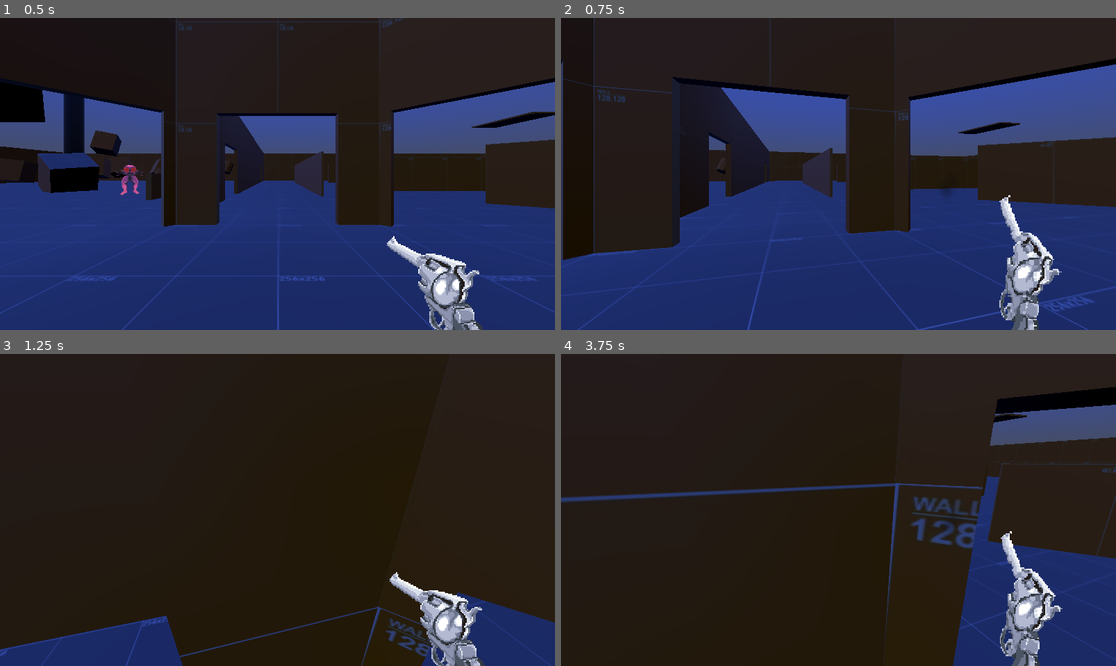
Above: before the commit, frames 1-4 (two rows, left to right).
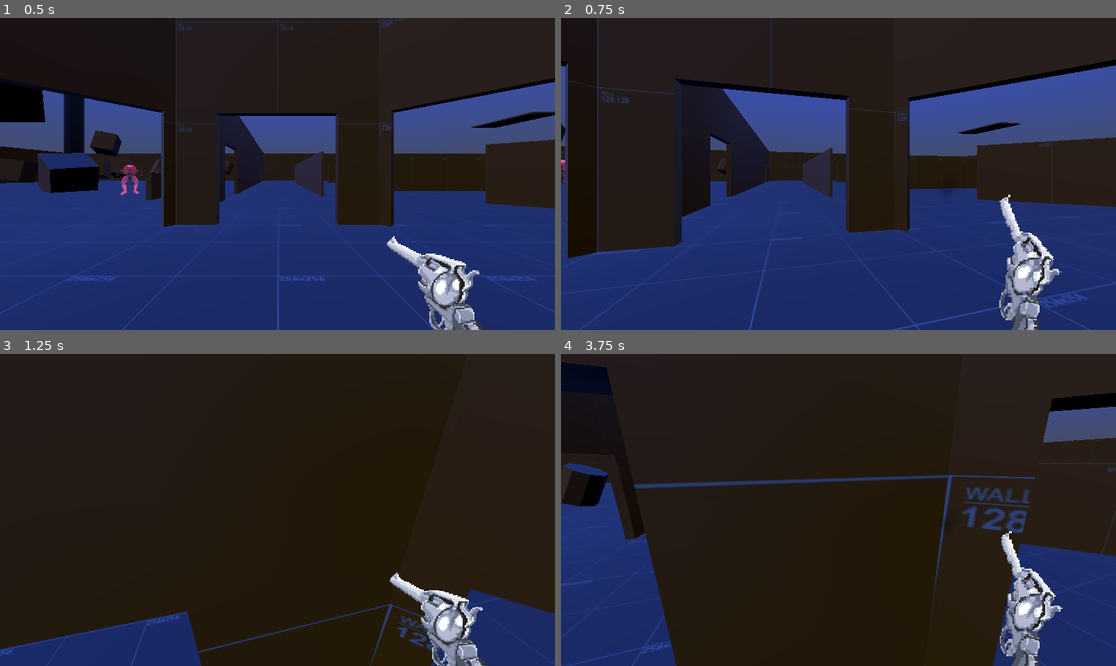
Above: after the commit, the same moments.

Repository: Liloslash/CocoonstrikeV2
Game: Godot game, scene res://world.tscn
The game is run twice, just before and just after one commit, with the same random seed, the same clock (stepped at 60 frames per second) and the same inputs. Sound files missing from this copy of the repository are replaced by a short silence.
Inputs (mouse positions are in pixels of both pictures, inside the frame that each line leads up to):
- Up to frame 1 (0.5 s): no input
- Up to frame 2 (0.75 s): move the mouse to (866, 174) at 0.52 s; hold W (up) from 0.53 s (still down); click (866, 174) at 0.6 s
- Up to frame 3 (1.25 s): keep holding W (up); tap Space (jump) at 0.77 s
- Up to frame 4 (3.75 s): keep holding W (up); move the mouse to (810, 510) at 1.27 s; tap Q (slam) at 1.35, 2.85 s; tap Space (jump) at 1.52, 3.02 s; move the mouse to (849, 503) at 2.02 s; click (849, 503) at 2.1 s; move the mouse to (832, 516) at 2.77 s; move the mouse to (877, 513) at 3.52 s; click (877, 513) at 3.6 s

Frame 1 is identical in both runs. In frame 2, 2.8% of the frame differs, in the area x 0-100%, y 0-100%; in frame 3, 2.5%; in frame 4, 19%, in the area x 0-100%, y 1-100%.

Commit message:
Ajout d'un effet de tremblement à l'enemy lors des dégats. Mise à jour de la doc game design.

Diff:
--- a/Enemy/enemy.gd
+++ b/Enemy/enemy.gd
@@ -1,4 +1,17 @@
 extends CharacterBody3D
+
+# === CLASSE POUR LES PARAMÈTRES D'EFFET ===
+class HitEffectParams:
+	var shake_duration: float = 0.25
+	var shake_intensity: float = 0.1
+	var shake_frequency: float = 20.0
+	var shake_axes: Vector3 = Vector3(1.0, 1.0, 0.0)  # X, Y, Z (0.0 = désactivé, 1.0 = activé)
+
+	func _init(duration: float = 0.25, intensity: float = 0.1, frequency: float = 20.0, axes: Vector3 = Vector3(1.0, 1.0, 0.0)):
+		shake_duration = duration
+		shake_intensity = intensity
+		shake_frequency = frequency
+		shake_axes = axes
 
 # === PARAMÈTRES EXPORTÉS ===
 @export_group("Statistiques")
@@ -87,7 +100,7 @@
 		pass  # Le mouvement est géré par _on_velocity_computed()
 
 # === SYSTÈME DE DÉGÂTS ===
-func take_damage(damage: int):
+func take_damage(damage: int, hit_effect_params: HitEffectParams = null):
 	if not is_alive:
 		return
 
@@ -95,6 +108,10 @@
 
 	# Effet de rougissement au moment de l'impact
 	_create_red_flash()
+
+	# Effet de vibration si des paramètres sont fournis
+	if hit_effect_params:
+		_create_hit_shake(hit_effect_params)
 
 	# Vérification de la mort
 	if current_health <= 0:
@@ -172,6 +189,58 @@
 	flash_tween.set_trans(Tween.TRANS_QUAD)
 	flash_tween.set_ease(Tween.EASE_OUT)
 
+# === EFFET DE VIBRATION ===
+func _create_hit_shake(effect_params: HitEffectParams):
+	# Vérification que l'ennemi est vivant et a un sprite
+	if not is_alive or not sprite:
+		return
+
+	# Sauvegarde de la position et rotation originales
+	var original_position = sprite.position
+	var original_rotation = sprite.rotation
+
+	# Création du tween pour l'effet de vibration
+	var shake_tween = create_tween()
+	shake_tween.set_loops()  # Le tween se répète
+
+	# Calcul du nombre d'oscillations basé sur la durée et la fréquence
+	var oscillations = int(effect_params.shake_duration * effect_params.shake_frequency)
+
+	# Création du pattern de vibration
+	for i in range(oscillations):
+		# Calcul de l'intensité qui diminue progressivement
+		var current_intensity = effect_params.shake_intensity * (1.0 - float(i) / float(oscillations))
+
+		# Direction aléatoire pour la vibration (seulement sur les axes activés)
+		var random_direction = Vector3(
+			randf_range(-1.0, 1.0) * effect_params.shake_axes.x,
+			randf_range(-1.0, 1.0) * effect_params.shake_axes.y,
+			randf_range(-1.0, 1.0) * effect_params.shake_axes.z
+		).normalized()
+
+		# Décalage de vibration
+		var shake_offset = random_direction * current_intensity
+		var shake_rotation_offset = Vector3(0, 0, random_direction.z * current_intensity)
+
+		# Durée de chaque oscillation
+		var oscillation_duration = effect_params.shake_duration / float(oscillations)
+
+		# Ajout du mouvement au tween (relatif à la position originale)
+		shake_tween.tween_property(sprite, "position", original_position + shake_offset, oscillation_duration)
+		shake_tween.tween_property(sprite, "rotation", original_rotation + shake_rotation_offset, oscillation_duration)
+
+	# Retour à la position originale à la fin
+	shake_tween.tween_property(sprite, "position", original_position, 0.1)
+	shake_tween.tween_property(sprite, "rotation", original_rotation, 0.1)
+
+	# Arrêt du tween après la durée totale
+	await get_tree().create_timer(effect_params.shake_duration).timeout
+	shake_tween.kill()
+
+	# Forcer le retour à la position originale (sécurité)
+	sprite.position = original_position
+	sprite.rotation = original_rotation
+
 # === SYSTÈME DE NAVIGATION ===
 func _setup_navigation():
 	# Configuration du NavigationAgent
--- a/Player/PlayerCombat.gd
+++ b/Player/PlayerCombat.gd
@@ -78,7 +78,19 @@
 	if not collider or not collider.has_method("take_damage"):
 		return
 
-	collider.take_damage(revolver_damage)
+	# Récupérer les paramètres d'effet du revolver
+	var hit_effect_params = null
+	if revolver_sprite and revolver_sprite.has_method("get_hit_effect_params"):
+		var effect_data = revolver_sprite.get_hit_effect_params()
+		# Créer un objet HitEffectParams à partir des données du revolver
+		hit_effect_params = collider.HitEffectParams.new(
+			effect_data["duration"],
+			effect_data["intensity"],
+			effect_data["frequency"],
+			effect_data["axes"]
+		)
+
+	collider.take_damage(revolver_damage, hit_effect_params)
 
 	# Créer l'effet d'impact au point de collision
 	_create_impact_effect(raycast.get_collision_point(), collider)
--- a/Player/player.tscn
+++ b/Player/player.tscn
@@ -167,8 +167,8 @@
 fire_rate = 0.3
 shake_intensity = 4.0
 shake_duration = 0.2
-base_position_offset = Vector2(0, 10)
-movement_sway_frequency = 7.0
+movement_sway_amplitude = Vector3(10, 0.8, 1.5)
+movement_sway_frequency = 6.5
 
 [node name="AnimationPlayer" type="AnimationPlayer" parent="HUD_Layer/Revolver"]
 libraries = {
@@ -190,14 +190,15 @@
 shape = SubResource("CapsuleShape3D_rpqav")
 debug_color = Color(0.213589, 0.599834, 0.620549, 0.42)
 
-[node name="AudioStreamPlayer3D" type="AudioStreamPlayer3D" parent="."]
-
 [node name="PlayerMovement" type="Node" parent="."]
 script = ExtResource("5_od3ui")
+max_speed = 9.1
 freeze_duration_after_slam = 1.1
 jump_height = 3.5
 jump_velocity = 4.0
 
+[node name="AudioStreamPlayer3D" type="AudioStreamPlayer3D" parent="."]
+
 [node name="PlayerCombat" type="Node" parent="."]
 script = ExtResource("6_00tjw")
 
--- a/Revolver/revolver.gd
+++ b/Revolver/revolver.gd
@@ -21,14 +21,17 @@
 @export var fire_rate: float = 0.5  # Délai minimum entre deux tirs (en secondes)
 @export var shot_detection_frame: int = 2  # Frame où le tir se déclenche dans l'animation
 
+@export_group("Hit Effect")
+@export var hit_shake_duration: float = 0.15  # Durée de la vibration sur l'ennemi
+@export var hit_shake_intensity: float = 0.06  # Intensité de la vibration (en unités)
+@export var hit_shake_frequency: float = 75.0  # Fréquence de la vibration (oscillations par seconde)
+@export var hit_shake_axes: Vector3 = Vector3(1.0, 1.0, 0.0)  # Axes de vibration (X, Y, Z)
+
 @export_group("Reload Shake")
 @export var shake_intensity: float = 3.0  # Intensité du tremblement (en pixels)
 @export var shake_duration: float = 0.15  # Durée du tremblement pour chaque balle
 @export var shake_frequency: float = 20.0  # Fréquence du tremblement (oscillations par seconde)
 
-
-@export_group("Position")
-@export var base_position_offset: Vector2 = Vector2.ZERO  # Décalage de la position de base
 
 @export_group("Sway System")
 @export var idle_sway_amplitude: Vector3 = Vector3(2.0, 0.5, 0.5)  # Amplitude du sway idle (X, Y, Z)
@@ -36,7 +39,6 @@
 @export var movement_sway_amplitude: Vector3 = Vector3(9.0, 1.0, 2.0)  # Amplitude du sway movement (X, Y, Z)
 @export var movement_sway_frequency: float = 5.0  # Fréquence du sway movement (Hz)
 @export var sway_transition_speed: float = 3.0  # Vitesse de transition entre idle/movement
-@export var sway_smoothness: float = 2.0  # Lissage du mouvement de sway
 
 
 @onready var animation_player = $AnimationPlayer
@@ -54,7 +56,7 @@
 
 
 # === SYSTÈME DE MUNITIONS ===
-var current_ammo: int  # Balles actuelles dans le barillet
+var current_ammo: int = 0  # Balles actuelles dans le barillet
 
 # === SYSTÈME DE CADENCE ===
 var can_shoot: bool = true        # Peut-on tirer ?
@@ -285,23 +287,15 @@
 		target_player.stream = sound
 		target_player.play()
 
-# === FONCTION DE TREMBLEMENT DE L'ARME ===
+# === FONCTIONS DE TREMBLEMENT DE L'ARME ===
 func _create_weapon_shake():
-	# Création d'un tween pour le tremblement
-	var shake_tween = create_tween()
-	shake_tween.set_loops()  # Le tween se répète
-
-	# Calcul du nombre d'oscillations basé sur la durée et la fréquence
-	var oscillations = int(shake_duration * shake_frequency)
-
 	# Déterminer la position de référence selon l'état
 	var reference_position = base_position
 	if reload_state == ReloadState.RELOAD_ADDING_BULLETS:
 		reference_position = reload_position
 
-	_create_shake_animation(shake_tween, oscillations, reference_position)
-
-# === FONCTION DE TREMBLEMENT AVEC POSITION SPÉCIFIÉE ===
+	_create_weapon_shake_at_position(reference_position)
+
 func _create_weapon_shake_at_position(target_position: Vector2):
 	# Création d'un tween pour le tremblement
 	var shake_tween = create_tween()
@@ -314,7 +308,6 @@
 
 # === ANIMATION DE TREMBLEMENT COMMUNE ===
 func _create_shake_animation(shake_tween: Tween, oscillations: int, reference_position: Vector2):
-
 	# Création du pattern de tremblement
 	for i in range(oscillations):
 		# Calcul de l'intensité qui diminue progressivement
@@ -490,3 +483,13 @@
 		if frame == shot_detection_frame:
 			shot_fired.emit()
 			_play_gunshot_sound()
+
+# === FONCTION POUR CRÉER LES PARAMÈTRES D'EFFET ===
+func get_hit_effect_params() -> Dictionary:
+	# Retourne un dictionnaire avec les paramètres d'effet du revolver
+	return {
+		"duration": hit_shake_duration,
+		"intensity": hit_shake_intensity,
+		"frequency": hit_shake_frequency,
+		"axes": hit_shake_axes
+	}
Not shown, changed: Doc_Game_Design.md
Not shown, changed: Doc_Projet.md
Not shown, changed: Doc_Roadmap.md
